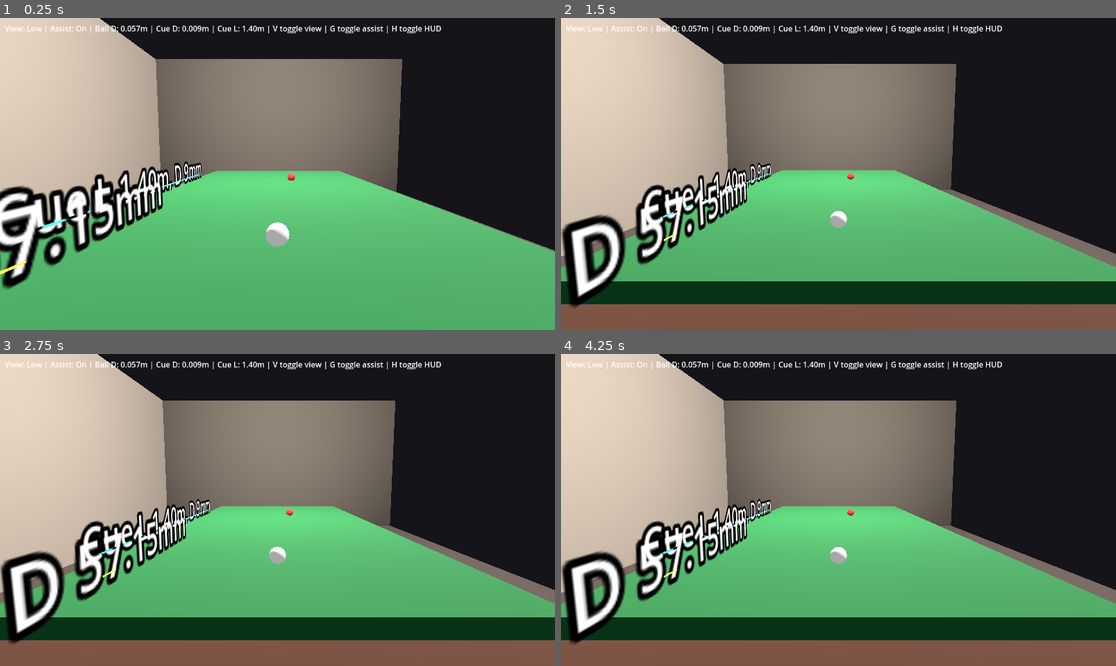
Above: before the commit, frames 1-4 (two rows, left to right).
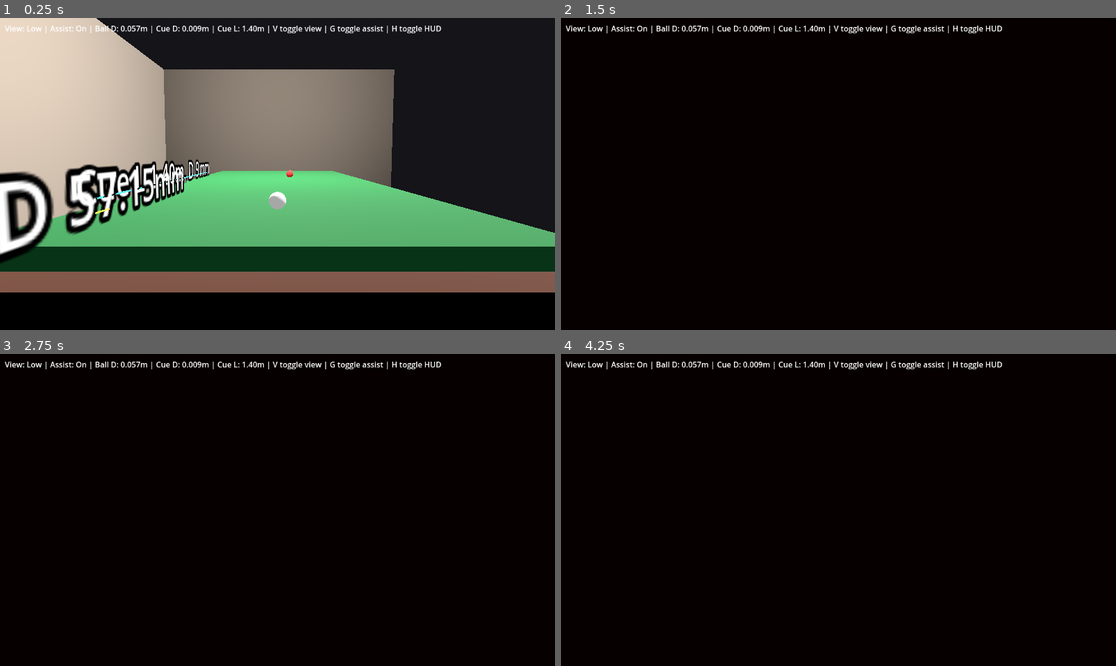
Above: after the commit, the same moments.

Repository: zhawei98213/pool8Ball
Game: Godot game, scene res://scenes/Main.tscn
Two runs of this game, one before a commit and one after it. Both use one fixed random seed, a clock stepped at 60 frames per second and the inputs below.
Inputs (mouse positions are in pixels of both pictures, inside the frame that each line leads up to):
- Up to frame 1 (0.25 s): no input
- Up to frame 2 (1.5 s): move the mouse to (960, 158) at 0.52 s; hold B (place_mode) 0.53-1.25 s; click (960, 158) at 0.67 s; drag from (727, 189) to (810, 236) at 1.27 s
- Up to frame 3 (2.75 s): move the mouse to (333, 441) at 2.02 s; hold Mouse wheel down (zoom_out) from 2.03 s (still down); click (333, 441) at 2.17 s
- Up to frame 4 (4.25 s): release Mouse wheel down (zoom_out) at 2.75 s; drag from (810, 572) to (672, 463) at 2.77 s; move the mouse to (1005, 556) at 3.52 s; hold Mouse wheel up (zoom_in) from 3.53 s (still down); click (1005, 556) at 3.67 s

The runs differ from the first frame. In frame 1, 37% of the frame differs, in the area x 0-100%, y 0-100%; in frame 2, 97%; in frame 3, 97%; in frame 4, 97%.

Commit message:
Fix camera distance and cue stick proportions

Diff:
--- a/scenes/Main.tscn
+++ b/scenes/Main.tscn
@@ -79,8 +79,8 @@
 albedo_color = Color(0.55, 0.5, 0.45, 1.0)
 
 [sub_resource type="CylinderMesh" id="21"]
-radius = 0.0045
-height = 1.4
+radius = 0.004
+height = 1.45
 
 [sub_resource type="StandardMaterial3D" id="22"]
 albedo_color = Color(0.55, 0.35, 0.2, 1.0)
@@ -166,7 +166,7 @@
 shape = SubResource("9")
 
 [node name="CueStick" type="MeshInstance3D" parent="CueBall"]
-position = Vector3(-0.671, 0.035, 0)
+position = Vector3(-0.695, 0.030, 0)
 rotation = Vector3(0, 0, 1.5708)
 mesh = SubResource("21")
 material_override = SubResource("22")
@@ -228,6 +228,7 @@
 [node name="Camera3D" type="Camera3D" parent="CameraRig"]
 current = true
 fov = 60.0
+near = 0.05
 
 [node name="ShotController" type="Node" parent="."]
 script = ExtResource("2")
--- a/scripts/CameraFollow.gd
+++ b/scripts/CameraFollow.gd
@@ -1,9 +1,9 @@
 extends Node3D
 
 @export var cue_ball_path: NodePath
-@export var offset := Vector3(-0.9, 0.25, 0.0)
-@export var look_ahead := Vector3(1.0, 0.05, 0.0)
-@export var smoothing := 0.12
+@export var offset := Vector3(-1.6, 0.22, 0.0)
+@export var look_ahead := Vector3(0.7, 0.04, 0.0)
+@export var smoothing := 0.08
 
 @onready var _cue_ball: RigidBody3D = get_node(cue_ball_path)
 @onready var _camera: Camera3D = $Camera3D
